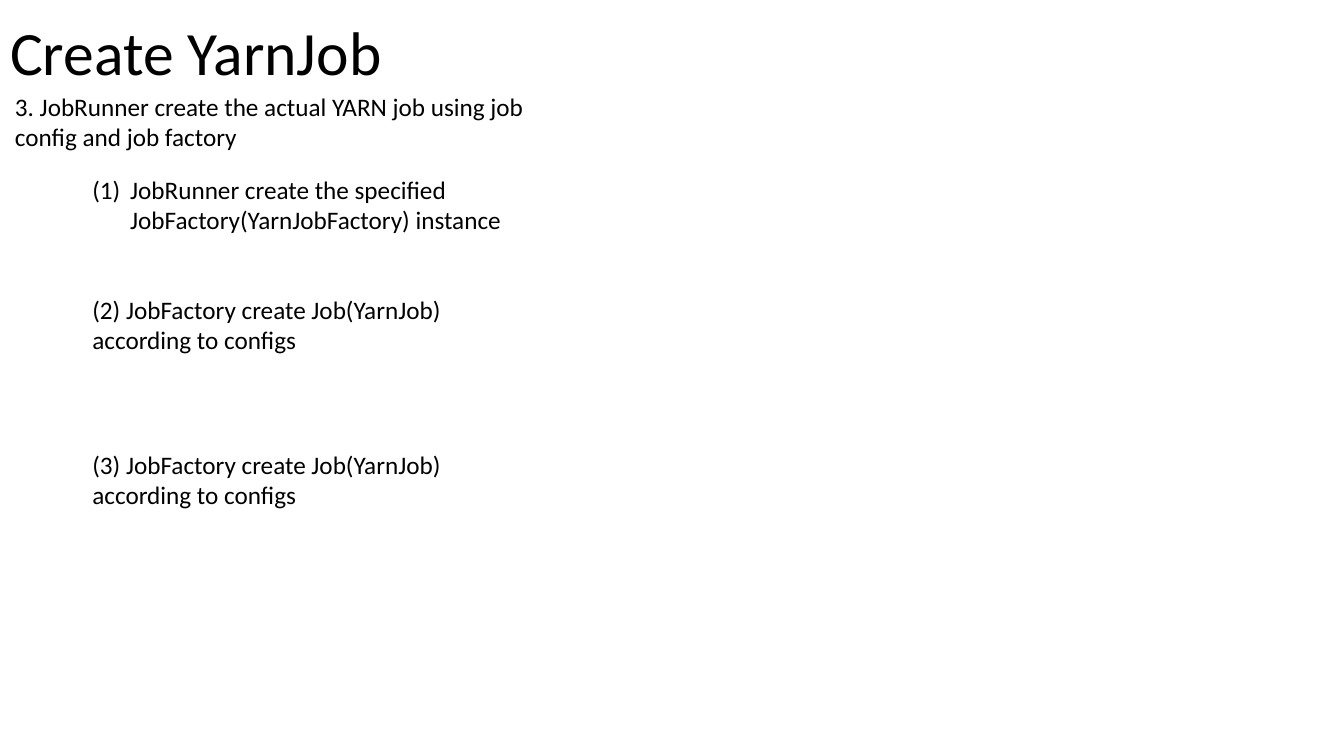
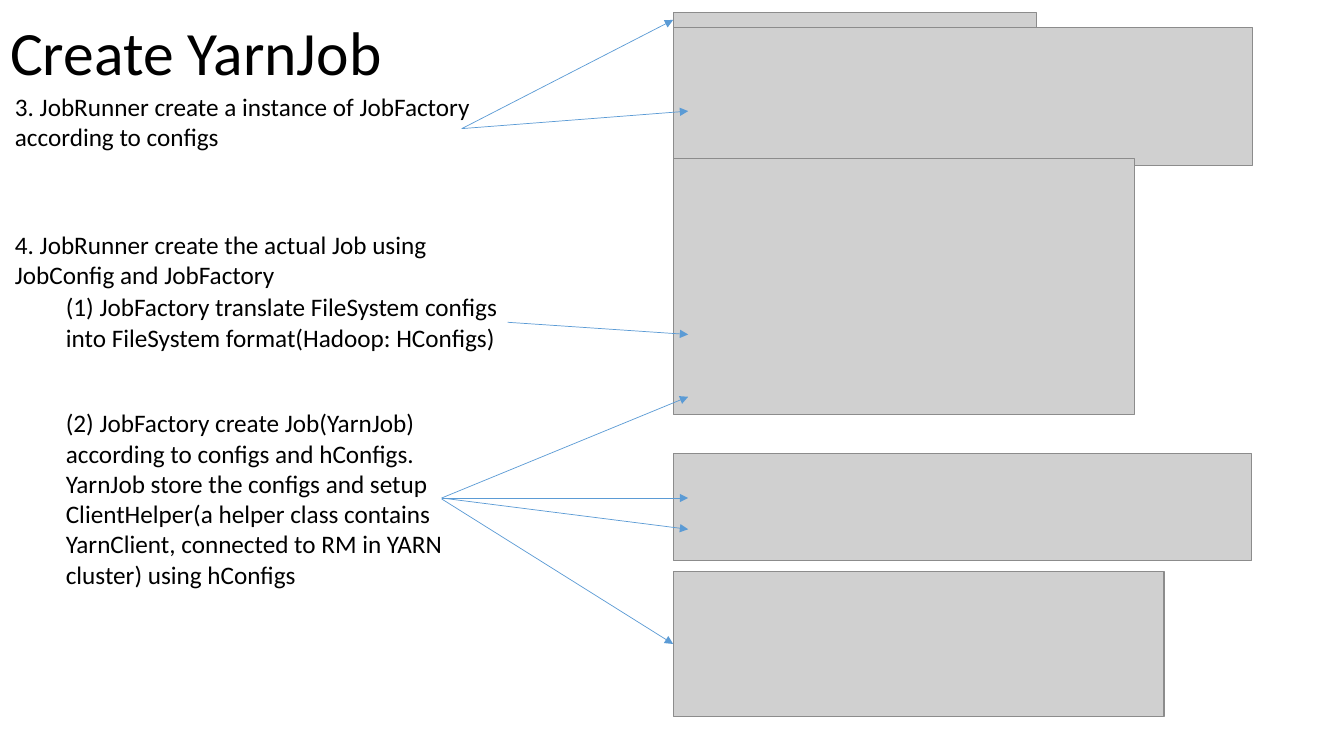
Before and after one commit to Swrrt/Samza-Documents, a slide deck: slide 69 of Documentation/SamzaStructure.pptx. Drawn at 1344x756 pixels with LibreOffice and Linux fonts; fonts in the diff are those of the drawing; grey boxes stand for pictures. Boxes give left, top, right and bottom in pixels: in the first picture for what was removed or moved away, otherwise in the second. Text is boxed around its words. In the diff, an @@ line names an element or a change of style, - is before the commit and + after.

Commit message:
ClientHelper

```diff
--- a/Documentation/SamzaStructure.pptx
+++ b/Documentation/SamzaStructure.pptx
@@ arrow added from (462, 129) to (674, 20), #5B9BD5 0.5 pt @@
@@ picture added at bbox=[674, 27, 1253, 165] @@
@@ picture added at bbox=[674, 13, 1036, 28] @@
@@ text at bbox=[15, 98, 470, 151]: text changed @@
-3. JobRunner create the actual YARN job using job config and job factory
+3. JobRunner create a instance of JobFactory according to configs
@@ arrow added from (462, 129) to (689, 111), #5B9BD5 0.5 pt @@
@@ picture added at bbox=[674, 158, 1135, 414] @@
@@ text at bbox=[15, 236, 426, 289]: text changed @@
-(1) JobRunner create the specified JobFactory(YarnJobFactory) instance
+4. JobRunner create the actual Job using JobConfig and JobFactory
@@ text at bbox=[66, 297, 497, 352]: text changed @@
-(2) JobFactory create Job(YarnJob) according to configs
+(1) JobFactory translate FileSystem configs into FileSystem format(Hadoop: HConfigs)
@@ arrow added from (508, 323) to (689, 335), #5B9BD5 0.5 pt @@
@@ text at bbox=[66, 413, 442, 589]: text changed @@
-(3) JobFactory create Job(YarnJob) according to configs
+(2) JobFactory create Job(YarnJob) according to configs and hConfigs.
+YarnJob store the configs and setup ClientHelper(a helper class contains YarnClient, connected to RM in YARN cluster) using hConfigs
@@ arrow added from (442, 498) to (689, 397), #5B9BD5 0.5 pt @@
@@ picture added at bbox=[674, 454, 1252, 561] @@
@@ arrow added from (442, 498) to (689, 498), #5B9BD5 0.5 pt @@
@@ arrow added from (442, 498) to (689, 529), #5B9BD5 0.5 pt @@
@@ arrow added from (442, 499) to (674, 644), #5B9BD5 0.5 pt @@
@@ picture added at bbox=[674, 572, 1165, 717] @@
```
Also in this commit, not shown: 2 other slides changed, 2 slides added, 1 slide removed.
